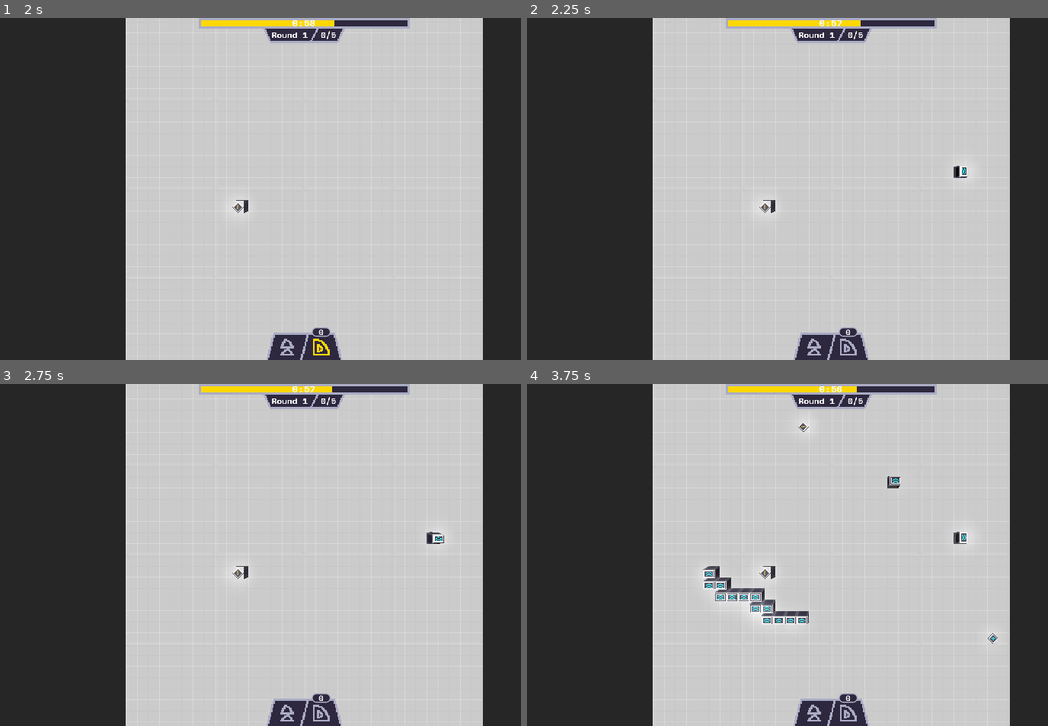
Above: before the commit, frames 1-4 (two rows, left to right).
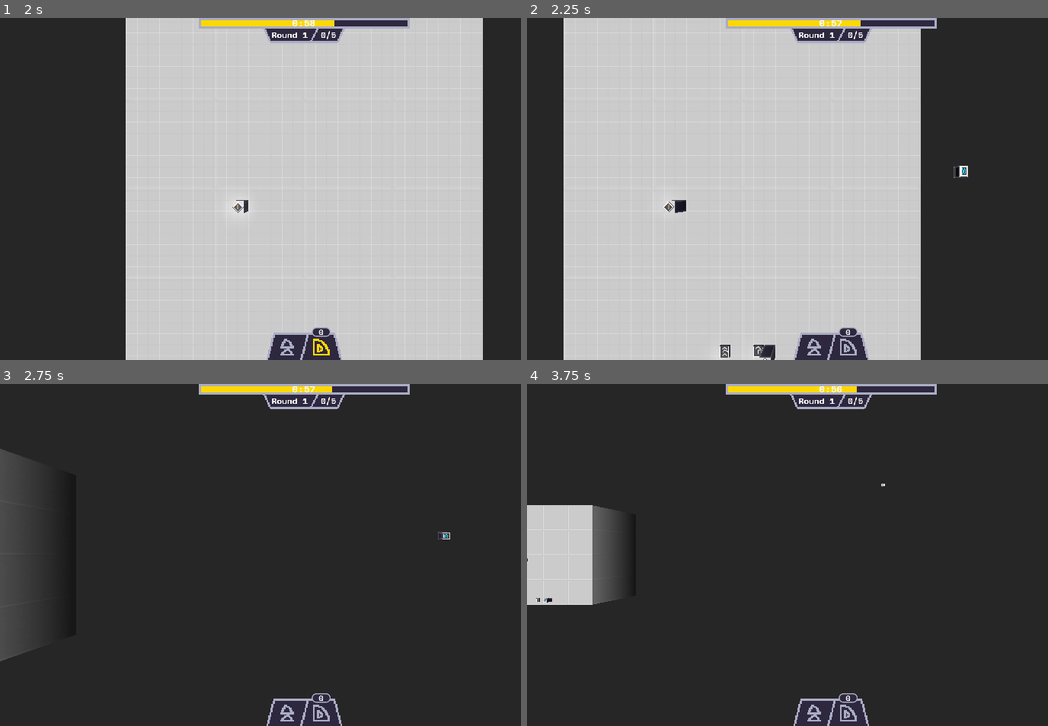
Above: after the commit, the same moments.

Repository: apia46/ThingDeliverer
Game: Godot game, scene res://scenes/game.tscn
The game is run twice, just before and just after one commit, with the same random seed, the same clock (stepped at 60 frames per second) and the same inputs.
Inputs (mouse positions are in pixels of both pictures, inside the frame that each line leads up to):
- Up to frame 1 (2 s): click (286, 346) at 0.5 s; click "0" at 1.25 s
- Up to frame 2 (2.25 s): tap Enter at 2 s; move the mouse to (964, 171) at 2.02 s; hold Right from 2.03 s (still down); tap E at 2.1 s; click (964, 171) at 2.17 s
- Up to frame 3 (2.75 s): keep holding Right; tap Space at 2.27, 2.57 s; tap Q at 2.3 s
- Up to frame 4 (3.75 s): release Right at 2.75 s; drag from (709, 572) to (803, 623) at 2.77 s; tap Space at 3.5 s; move the mouse to (891, 479) at 3.52 s; hold Right from 3.53 s (still down); tap F at 3.6 s; click (891, 479) at 3.67 s

Frame 1 is identical in both runs. In frame 2, 34% of the frame differs, in the area x 7-93%, y 0-100%; in frame 3, 68%; in frame 4, 70%, in the area x 0-93%, y 0-100%.

Commit message:
changed rotation controls

Diff:
--- a/scripts/game.gd
+++ b/scripts/game.gd
@@ -59,16 +59,16 @@
 	var previousCursorPosition:Vector2i = cursorPosition
 	cursorPosition = screenspaceToWorldspace(get_viewport().get_mouse_position())
 	if !paused:
-		if Input.is_key_pressed(KEY_A):
+		if Input.is_key_pressed(KEY_LEFT):
 			cameraPosition.x -= delta * CAMERA_MOVE_SPEED * intendedCameraHeight
 			if Input.is_mouse_button_pressed(MOUSE_BUTTON_LEFT) or Input.is_mouse_button_pressed(MOUSE_BUTTON_RIGHT): heldClick(previousCursorPosition)
-		if Input.is_key_pressed(KEY_W):
+		if Input.is_key_pressed(KEY_UP):
 			cameraPosition.z -= delta * CAMERA_MOVE_SPEED * intendedCameraHeight
 			if Input.is_mouse_button_pressed(MOUSE_BUTTON_LEFT) or Input.is_mouse_button_pressed(MOUSE_BUTTON_RIGHT): heldClick(previousCursorPosition)
-		if Input.is_key_pressed(KEY_S):
+		if Input.is_key_pressed(KEY_DOWN):
 			cameraPosition.z += delta * CAMERA_MOVE_SPEED * intendedCameraHeight
 			if Input.is_mouse_button_pressed(MOUSE_BUTTON_LEFT) or Input.is_mouse_button_pressed(MOUSE_BUTTON_RIGHT): heldClick(previousCursorPosition)
-		if Input.is_key_pressed(KEY_D):
+		if Input.is_key_pressed(KEY_RIGHT):
 			cameraPosition.x += delta * CAMERA_MOVE_SPEED * intendedCameraHeight
 			if Input.is_mouse_button_pressed(MOUSE_BUTTON_LEFT) or Input.is_mouse_button_pressed(MOUSE_BUTTON_RIGHT): heldClick(previousCursorPosition)
 
@@ -141,21 +141,21 @@
 	elif event is InputEventKey:
 		if event.is_pressed():
 			match event.keycode:
-				KEY_E:
-					currentRotation = U.r90(currentRotation)
-					if U.isKnown(currentDragX):
-						dragStartPos = screenspaceToWorldspace(get_viewport().get_mouse_position())
-						currentDragX = U.bool3not(currentDragX)
-				KEY_Q:
-					currentRotation = U.r270(currentRotation)
-					if U.isKnown(currentDragX):
-						dragStartPos = screenspaceToWorldspace(get_viewport().get_mouse_position())
-						currentDragX = U.bool3not(currentDragX)
-				KEY_F: newInputOutputs()
+				KEY_E: currentRotation = U.r90(currentRotation); restartDragFromHere()
+				KEY_Q: currentRotation = U.r270(currentRotation); restartDragFromHere()
+				KEY_W: currentRotation = U.ROTATIONS.UP; restartDragFromHere()
+				KEY_A: currentRotation = U.ROTATIONS.LEFT; restartDragFromHere()
+				KEY_S: currentRotation = U.ROTATIONS.DOWN; restartDragFromHere()
+				KEY_D: currentRotation = U.ROTATIONS.RIGHT; restartDragFromHere()
 				KEY_F3: isDebug = !isDebug
-				KEY_SHIFT:
+				KEY_SPACE:
 					if intendedCameraHeight > 50: intendedCameraHeight = 20
 					else: intendedCameraHeight = 76.2939453125; upperCameraHeight = 76.2939453125
+
+func restartDragFromHere():
+	if U.isKnown(currentDragX):
+		dragStartPos = screenspaceToWorldspace(get_viewport().get_mouse_position())
+		currentDragX = U.bool3not(currentDragX)
 
 func place() -> Entity:
 	if paused: return
